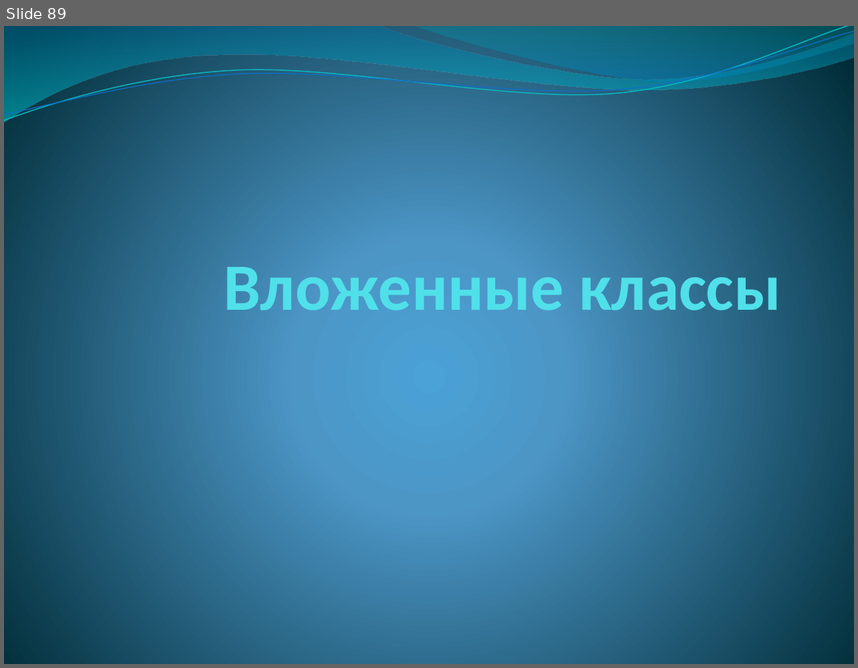
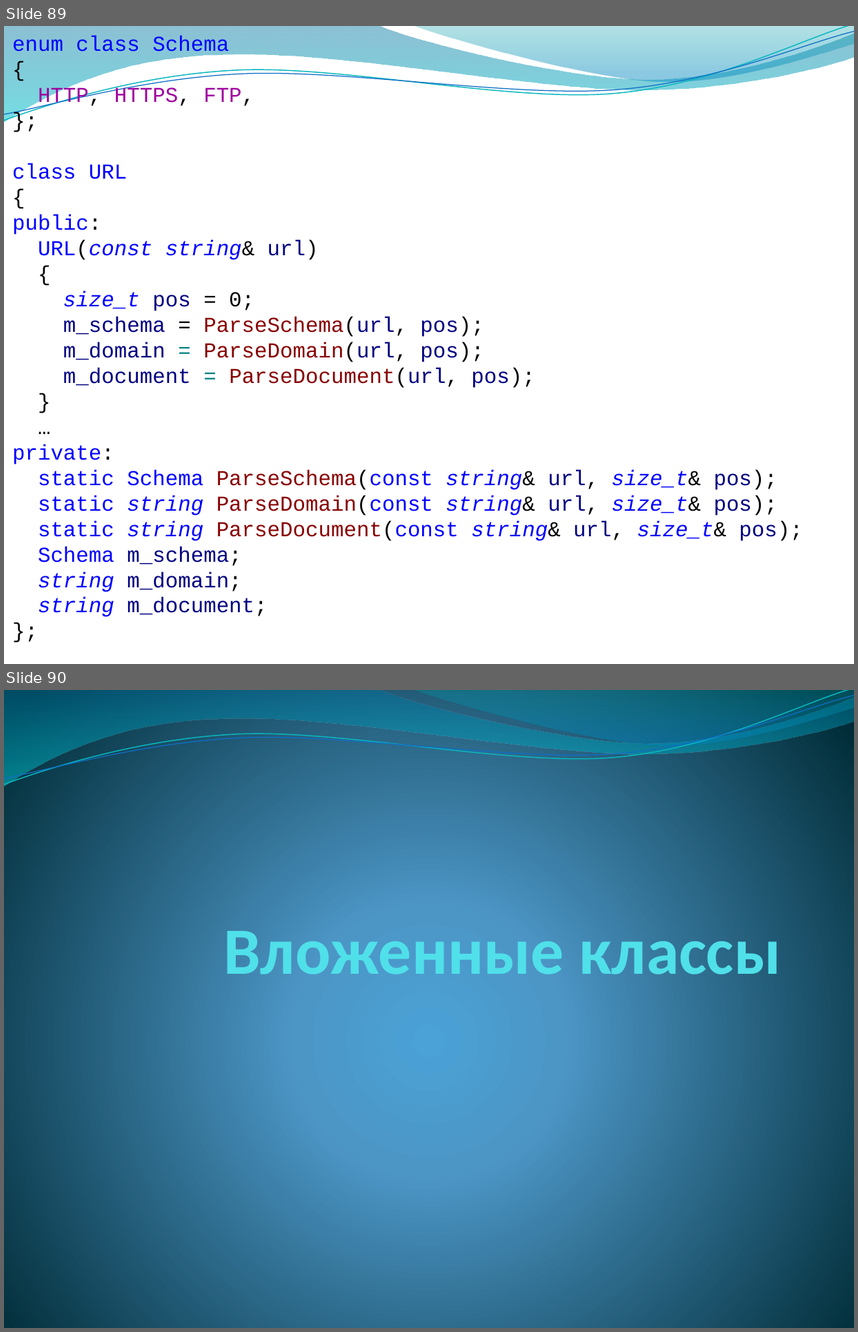
Before and after one commit to alexey-malov/oop, a slide deck: lectures/02/Основы ООП.pptx. Shown one above the other, each under a label of ours: slide 89 before the commit, slides 89 and 90 after it. The pictures are 858x668 and 858x1332 pixels, drawn with LibreOffice and Linux fonts; fonts in the diff are those of the drawing; background and template pictures are left out. Boxes give left, top, right and bottom in pixels: in the first picture for what was removed or moved away, otherwise in the second. Text is boxed around its words. In the diff, an @@ line names an element or a change of style, - is before the commit and + after.

```diff
--- a/lectures/02/Основы ООП.pptx
+++ b/lectures/02/Основы ООП.pptx
@@ slide 89 added at <box>4,26,854,664</box>, background picture (left out); not listed: 4 template elements that a slide beside it also shows @@
@@ text added at <box>12,36,802,617</box>, 18 pt, text #0000FF @@
+enum class Schema
+{
+HTTP, HTTPS, FTP,
+};
+class URL
+{
+public:
+URL(const string& url)
+{
+size_t pos = 0;
+m_schema = ParseSchema(url, pos);
+m_domain = ParseDomain(url, pos);
+m_document = ParseDocument(url, pos);
+}
+…
+private:
+static Schema ParseSchema(const string& url, size_t& pos);
+static string ParseDomain(const string& url, size_t& pos);
+static string ParseDocument(const string& url, size_t& pos);
+Schema m_schema;
+string m_domain;
+string m_document;
+};
@@ what was slide 89 is now slide 90 @@
```
Also in this commit, not shown: 5 slides changed, 2 other slides added, 2 slides removed, 10 other files.
